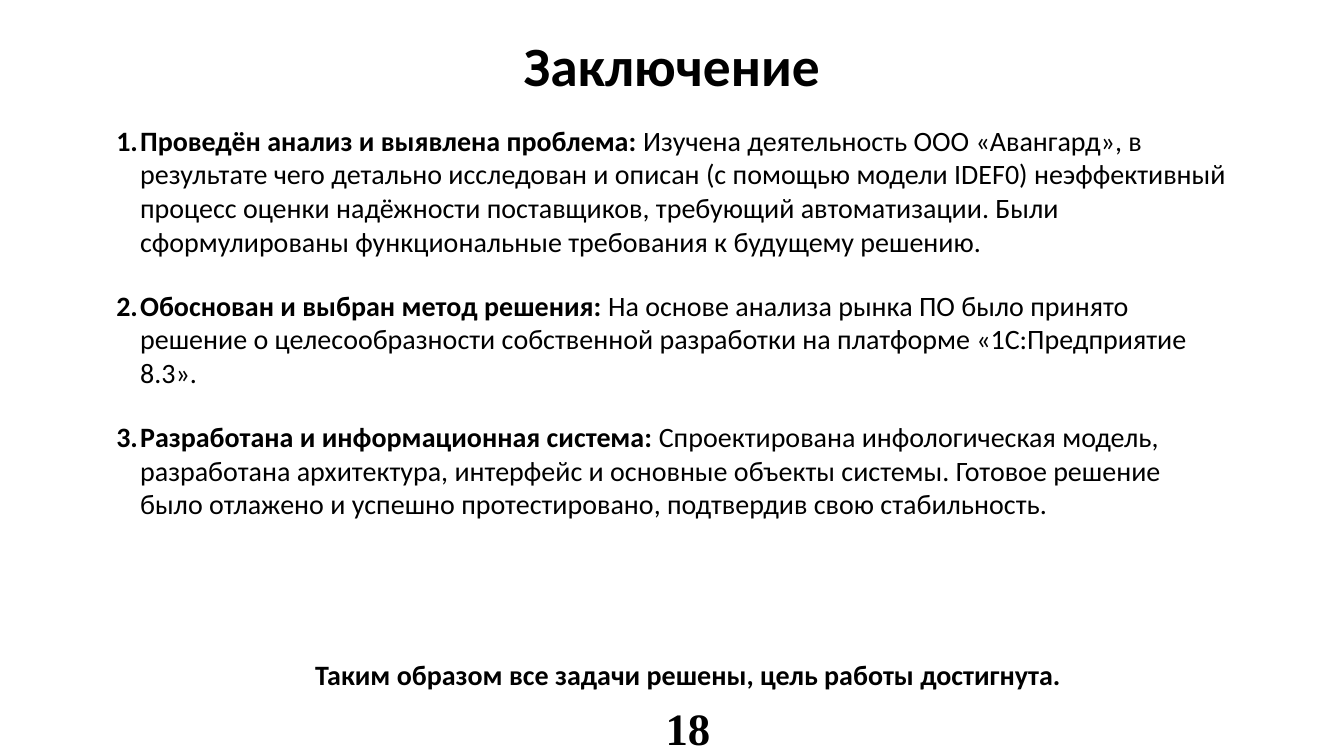
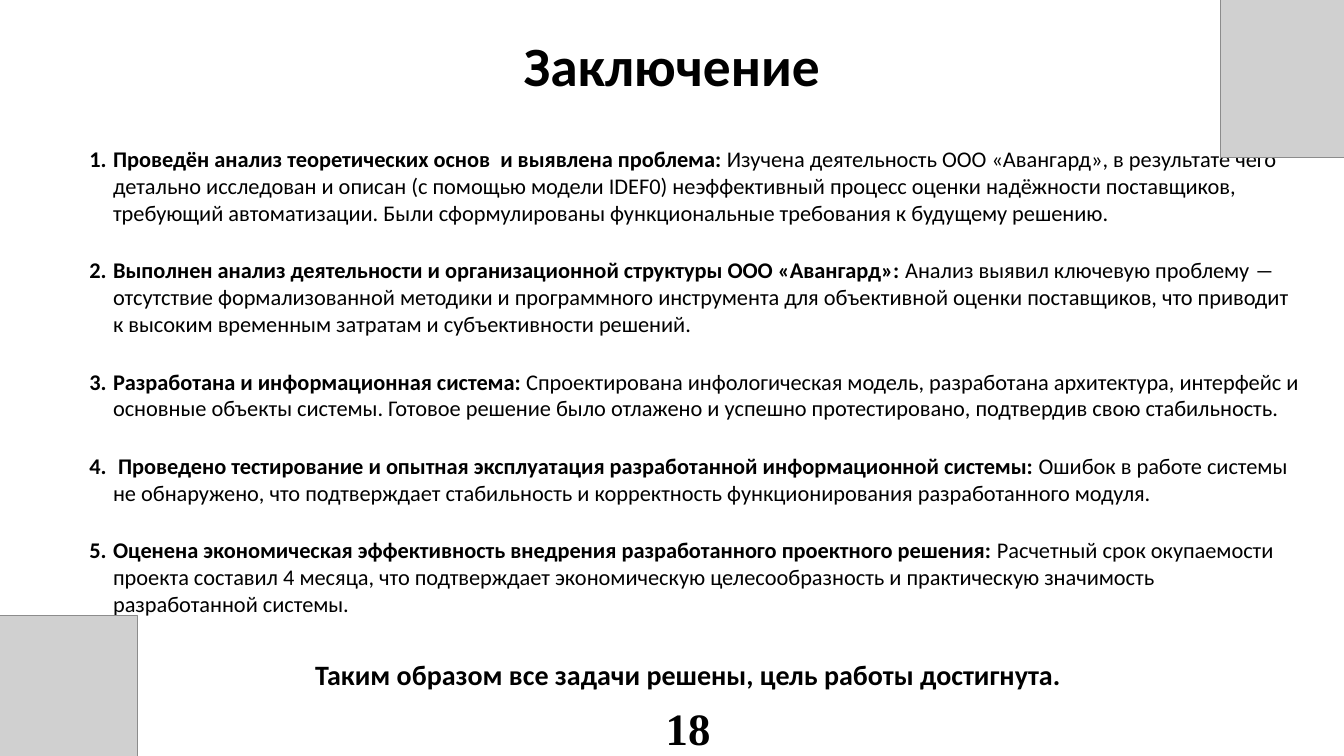
Before and after one commit to lilvolcanointhenighttime/diplom, a slide deck: slide 18 of Презентацияя.pptx. Drawn at 1344x756 pixels with LibreOffice and Linux fonts; fonts in the diff are those of the drawing; grey boxes stand for pictures. Boxes give left, top, right and bottom in pixels: in the first picture for what was removed or moved away, otherwise in the second. Text is boxed around its words. In the diff, an @@ line names an element or a change of style, - is before the commit and + after.

```diff
--- a/Презентацияя.pptx
+++ b/Презентацияя.pptx
@@ picture added at box(1221, 0, 1344, 157) @@
@@ text "Проведён анализ теоретических основ и ...": place and size @@
-text "Проведён анализ теоретических основ и ..." at box(116, 131, 1225, 519)
+text "Проведён анализ теоретических основ и ..." at box(113, 148, 1298, 618)
@@ text at box(113, 148, 1288, 336): text changed; size 20 to 16 pt @@
-1. Проведён анализ и выявлена проблема: Изучена деятельность ООО «Авангард», в результате чего детально исследован и описан (с помощью модели IDEF0) неэффективный процесс оценки надёжности поставщиков, требующий автоматизации. Были сформулированы функциональные требования к будущему решению.
-2. Обоснован и выбран метод решения: На основе анализа рынка ПО было принято решение о целесообразности собственной разработки на платформе «1С:Предприятие 8.3».
+1. Проведён анализ теоретических основ и выявлена проблема: Изучена деятельность ООО «Авангард», в результате чего детально исследован и описан (с помощью модели IDEF0) неэффективный процесс оценки надёжности поставщиков, требующий автоматизации. Были сформулированы функциональные требования к будущему решению.
+2. Выполнен анализ деятельности и организационной структуры ООО «Авангард»: Анализ выявил ключевую проблему ― отсутствие формализованной методики и программного инструмента для объективной оценки поставщиков, что приводит к высоким временным затратам и субъективности решений.
@@ text at box(113, 374, 1298, 420): size 20 to 16 pt in "Разработана и информационная система: Спроектирована инфолог ..." @@
@@ text at box(113, 458, 1287, 618): paragraphs added @@
+4. Проведено тестирование и опытная эксплуатация разработанной информационной системы: Ошибок в работе системы не обнаружено, что подтверждает стабильность и корректность функционирования разработанного модуля.
+5. Оценена экономическая эффективность внедрения разработанного проектного решения: Расчетный срок окупаемости проекта составил 4 месяца, что подтверждает экономическую целесообразность и практическую значимость разработанной системы.
@@ picture added at box(0, 616, 137, 756) @@
```
Also in this commit, not shown: 15 other slides changed, 2 slides added, 2 slides removed, 1 other file.
